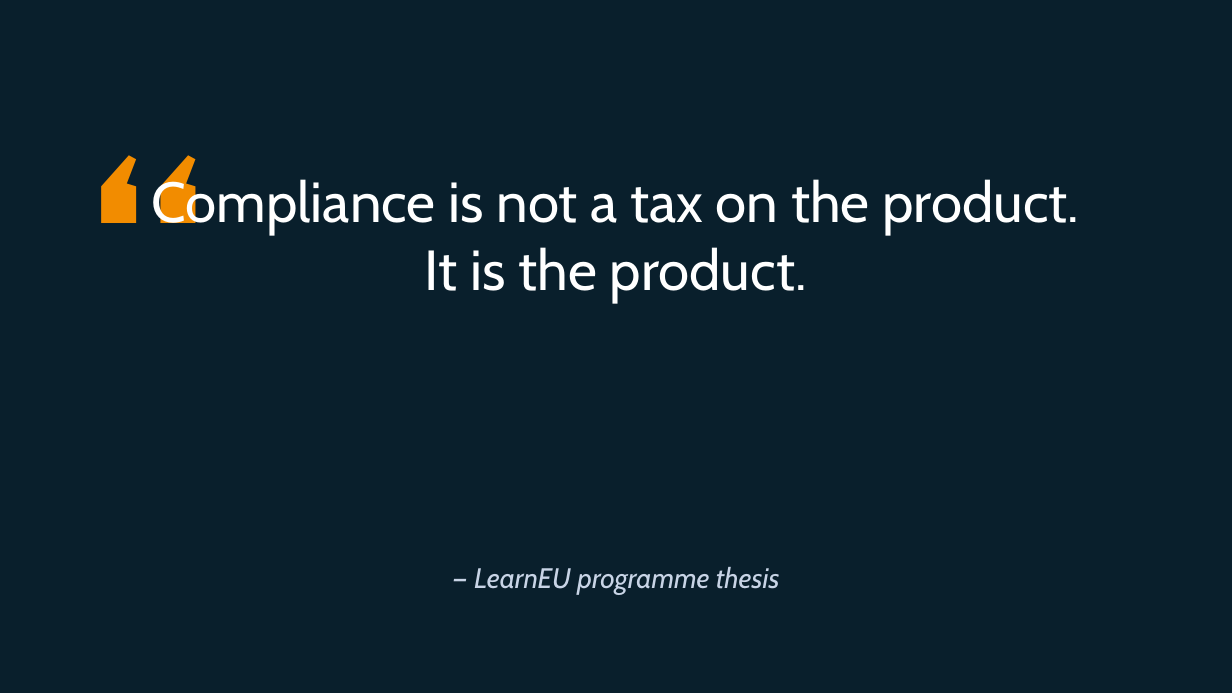
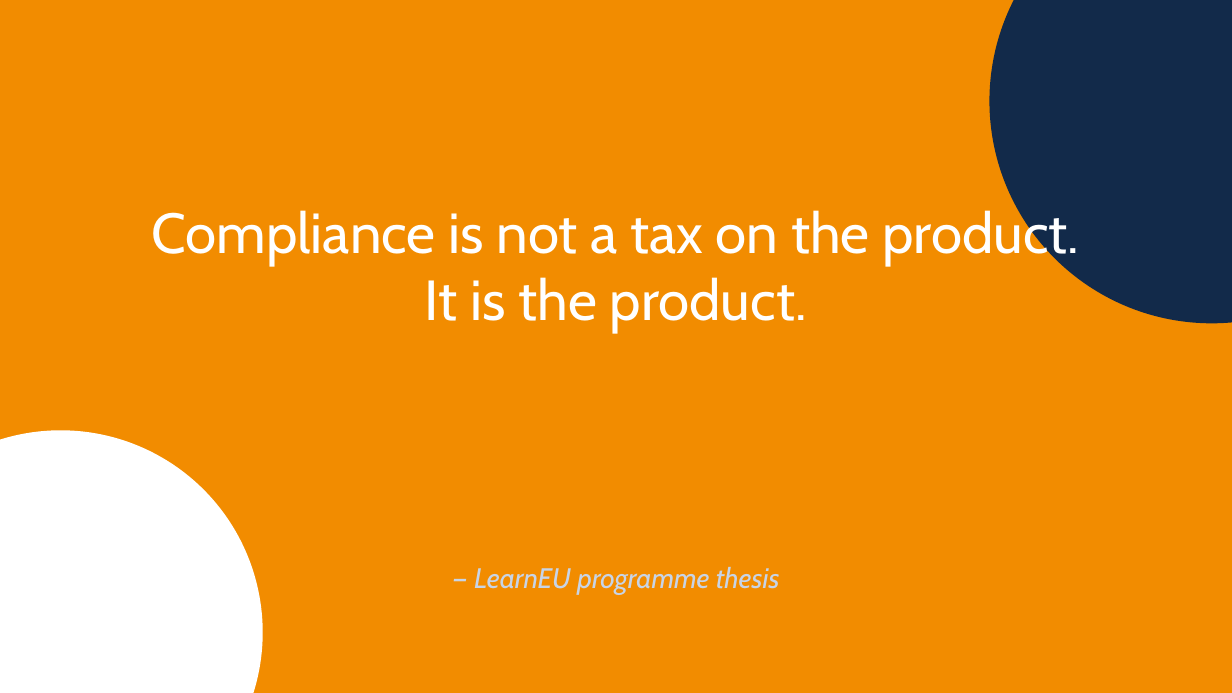
Before and after one commit to EtienneSIG/AMA_Project, a slide deck: slide 4 of Restitution01/build/LearnEU-CXO-Restitution.pptx. Drawn at 1232x693 pixels with LibreOffice and Linux fonts; fonts in the diff are those of the drawing; background and template pictures are left out. Boxes give left, top, right and bottom in pixels: in the first picture for what was removed or moved away, otherwise in the second. Text is boxed around its words. In the diff, an @@ line names an element or a change of style, - is before the commit and + after.

```diff
--- a/Restitution01/build/LearnEU-CXO-Restitution.pptx
+++ b/Restitution01/build/LearnEU-CXO-Restitution.pptx
@@ rectangle added at (x1=0, y1=0, x2=1232, y2=693), fill #F28C00 @@
@@ ellipse added at (x1=990, y1=0, x2=1232, y2=323), fill #122A4A @@
@@ text "“" rewrapped from (x1=80, y1=80, x2=121, y2=161) to (x1=80, y1=80, x2=222, y2=222) @@
@@ text "Compliance is not a tax ..." moved from (x1=152, y1=174, x2=1079, y2=303) to (x1=152, y1=205, x2=1079, y2=333) @@
@@ ellipse added at (x1=0, y1=431, x2=262, y2=693), fill #FFFFFF @@
```
Also in this commit, not shown: 6 other slides changed, 21 other files.
